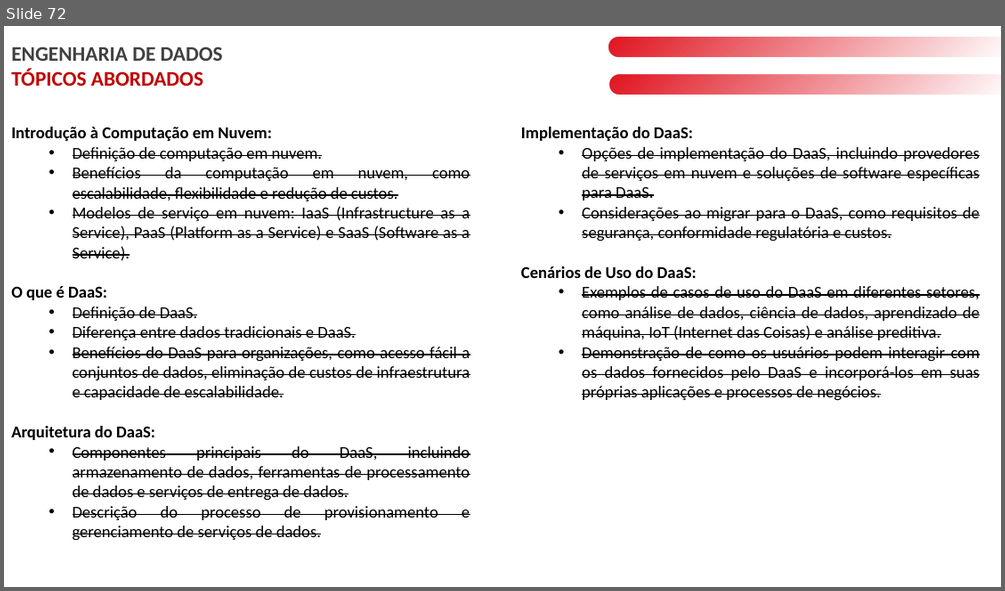
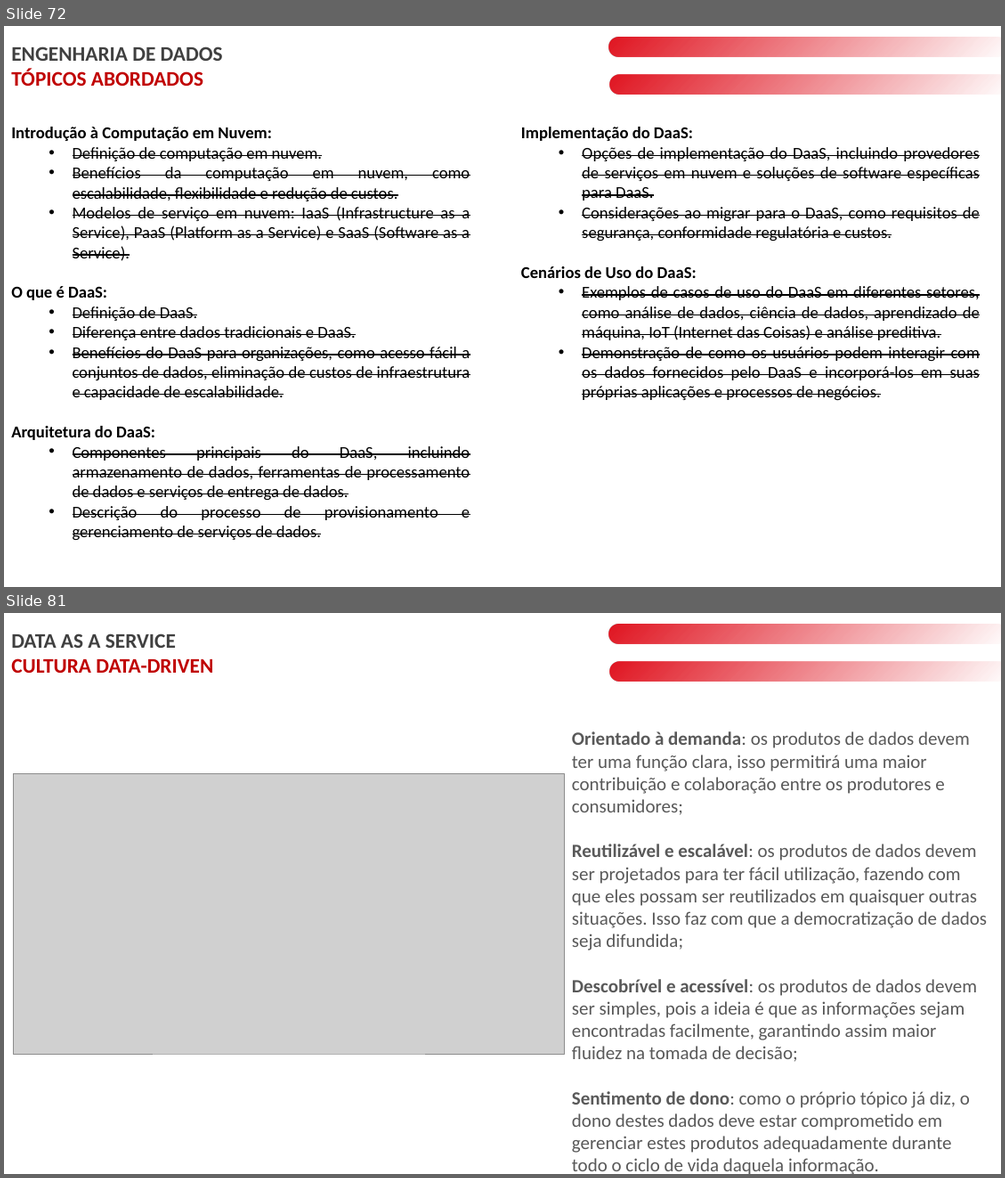
Before and after one commit to laysabelici/data_as_a_service, a slide deck: DAAS PT2.pptx. Shown one above the other, each under a label of ours: slide 72 before the commit, slides 72 and 81 after it; the slides between them are not shown. The pictures are 1005x591 and 1005x1178 pixels, drawn with LibreOffice and Linux fonts; fonts in the diff are those of the drawing; grey boxes stand for pictures. Boxes give left, top, right and bottom in pixels: in the first picture for what was removed or moved away, otherwise in the second. Text is boxed around its words. In the diff, an @@ line names an element or a change of style, - is before the commit and + after.

```diff
--- a/DAAS PT2.pptx
+++ b/DAAS PT2.pptx
@@ slide 81 added at (x1=4, y1=613, x2=1001, y2=1174), background #FFFFFF @@
@@ text added at (x1=11, y1=633, x2=213, y2=673), 20 pt, text #C00000, bold @@
+DATA AS A SERVICE
+CULTURA DATA-DRIVEN
@@ rounded rectangle added at (x1=609, y1=625, x2=1001, y2=644), fill gradient #E11622 @@
@@ rounded rectangle added at (x1=610, y1=662, x2=1001, y2=682), fill gradient #E11622 @@
@@ rectangle added at (x1=231, y1=691, x2=329, y2=719), fill #FFFFFF @@
@@ text added at (x1=572, y1=731, x2=987, y2=1174), 18 pt, text #595959 @@
+Orientado à demanda: os produtos de dados devem ter uma função clara, isso permitirá uma maior contribuição e colaboração entre os produtores e consumidores;
+Reutilizável e escalável: os produtos de dados devem ser projetados para ter fácil utilização, fazendo com que eles possam ser reutilizados em quaisquer outras situações. Isso faz com que a democratização de dados seja difundida;
+Descobrível e acessível: os produtos de dados devem ser simples, pois a ideia é que as informações sejam encontradas facilmente, garantindo assim maior fluidez na tomada de decisão;
+Sentimento de dono: como o próprio tópico já diz, o dono destes dados deve estar comprometido em gerenciar estes produtos adequadamente durante todo o ciclo de vida daquela informação.
@@ picture added at (x1=13, y1=774, x2=565, y2=1054) @@
```
Also in this commit, not shown: 8 other slides added.
